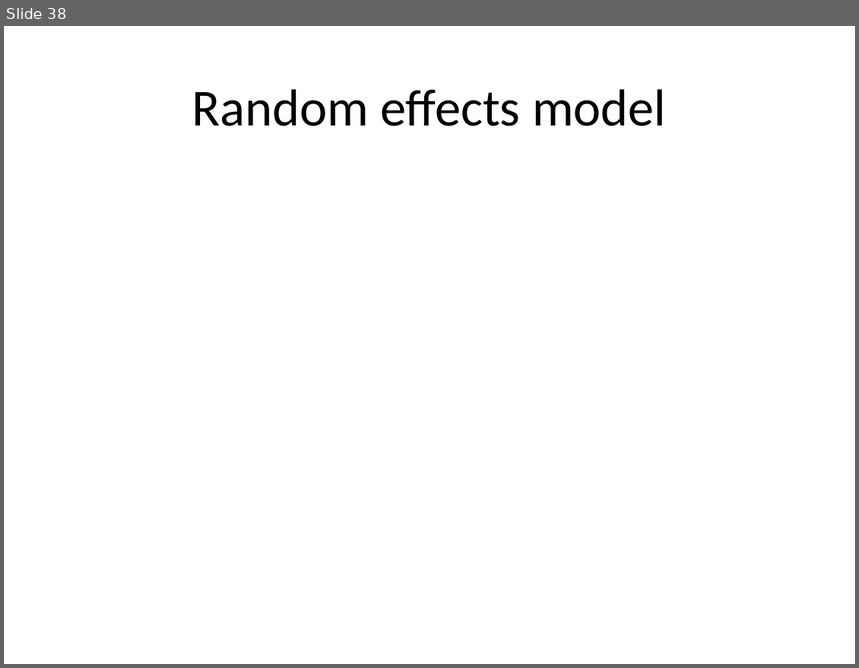
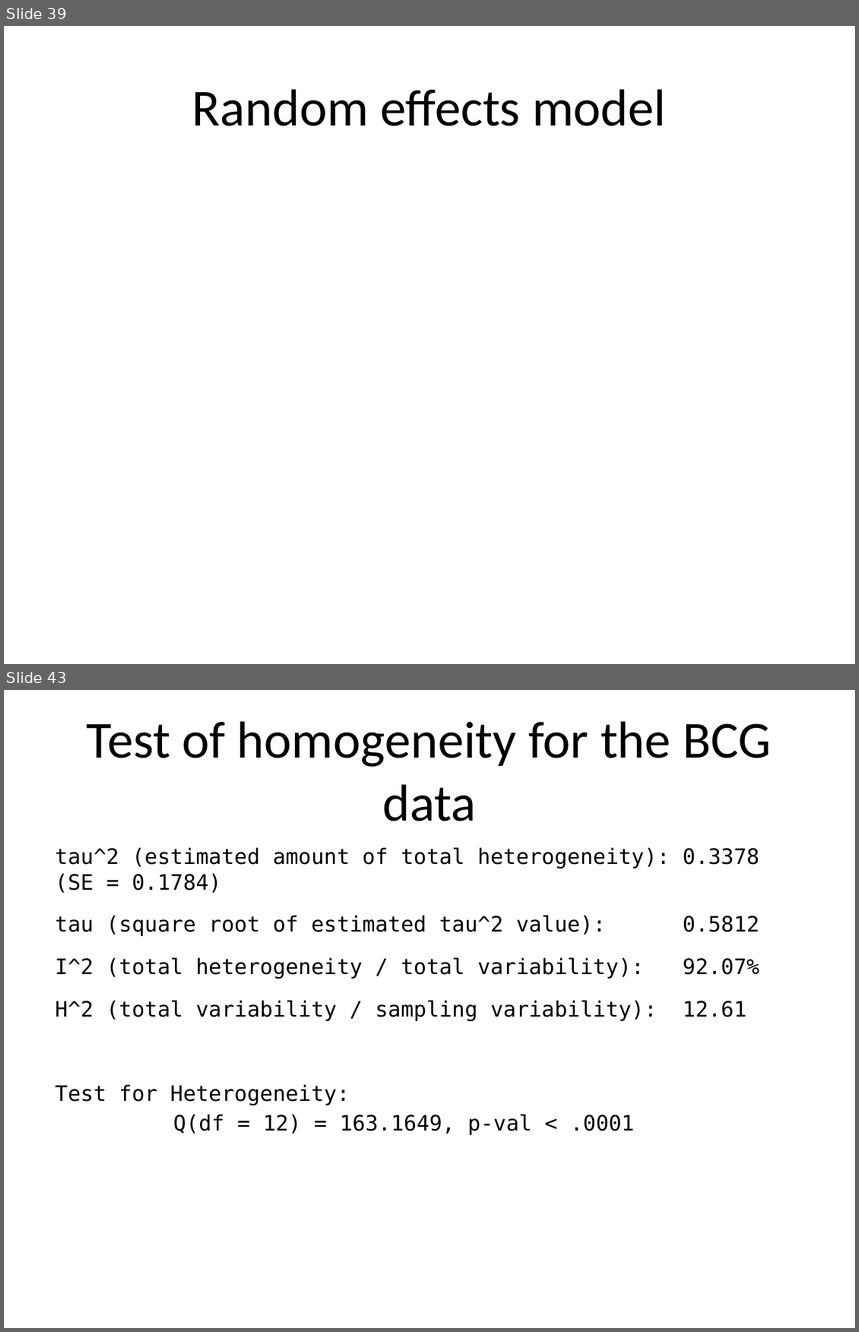
Before and after one commit to pmean/introduction-meta-analysis, a slide deck: src/intro.pptx. Shown one above the other, each under a label of ours: slide 38 before the commit, slides 39 and 43 after it; the slides between them are not shown. The pictures are 859x668 and 859x1332 pixels, drawn with LibreOffice and Linux fonts; fonts in the diff are those of the drawing. Boxes give left, top, right and bottom in pixels: in the first picture for what was removed or moved away, otherwise in the second. Text is boxed around its words. In the diff, an @@ line names an element or a change of style, - is before the commit and + after.

```diff
--- a/src/intro.pptx
+++ b/src/intro.pptx
@@ slide 43 added at box(4, 690, 855, 1328), background #FFFFFF @@
@@ title added at box(87, 721, 771, 821), 44 pt, text #000000 @@
+Test of homogeneity for the BCG data
@@ text added at box(55, 847, 759, 1135), 18 pt, text #000000 @@
+tau^2 (estimated amount of total heterogeneity): 0.3378 (SE = 0.1784)
+tau (square root of estimated tau^2 value): 0.5812
+I^2 (total heterogeneity / total variability): 92.07%
+H^2 (total variability / sampling variability): 12.61
+Test for Heterogeneity:
+Q(df = 12) = 163.1649, p-val < .0001
@@ what was slide 38 is now slide 39 @@
```
Also in this commit, not shown: 7 slides changed, 13 other slides added, 2 slides removed, 8 other files.
